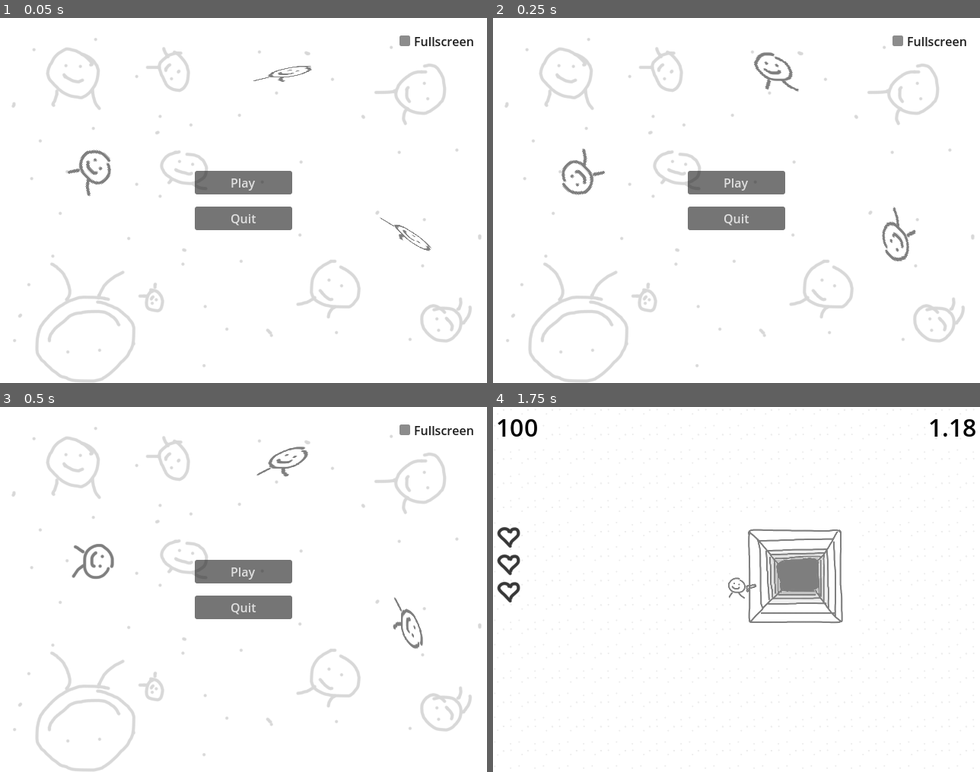
Above: before the commit, frames 1-4 (two rows, left to right).
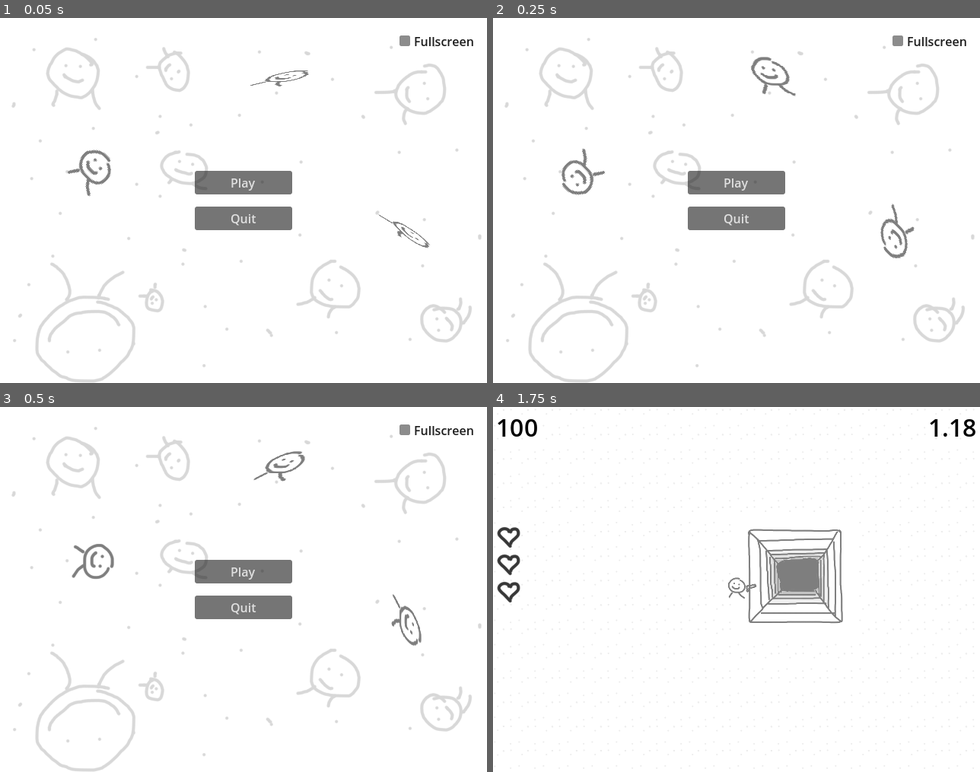
Above: after the commit, the same moments.

Repository: 3xcpy/milkyway-game
Game: Godot game, scene res://scenes/main.tscn
Same seed, same stepped clock (60 frames per second), same inputs: the game is played once before the commit and once after it.
Inputs (mouse positions are in pixels of both pictures, inside the frame that each line leads up to):
- Up to frame 1 (0.05 s): no input
- Up to frame 2 (0.25 s): no input
- Up to frame 3 (0.5 s): no input
- Up to frame 4 (1.75 s): click "Play" at 0.5 s; tap Enter at 1.25 s; move the mouse to (843, 571) at 1.27 s; hold Right (move_right) from 1.28 s (still down); tap E (grab) at 1.35 s

The runs differ from the first frame. In frame 1, 0.4% of the frame differs, in the area x 51-89%, y 13-64%; in frame 2, 0.8%, in the area x 52-87%, y 9-67%; in frame 3, 0.6%; in frame 4, nothing differs.

Commit message:
minorvisual changes

Diff:
--- a/scenes/main_menu.tscn
+++ b/scenes/main_menu.tscn
@@ -153,7 +153,7 @@
 autoplay = "spin"
 
 [node name="Sprite2D2" type="Sprite2D" parent="."]
-position = Vector2(372.0001, 75.00006)
+position = Vector2(368, 81)
 texture = ExtResource("3_wu84c")
 
 [node name="AnimationPlayer" type="AnimationPlayer" parent="Sprite2D2"]
@@ -163,7 +163,7 @@
 autoplay = "skew"
 
 [node name="Sprite2D3" type="Sprite2D" parent="."]
-position = Vector2(533, 284.9996)
+position = Vector2(531, 281)
 texture = ExtResource("3_wu84c")
 
 [node name="AnimationPlayer" type="AnimationPlayer" parent="Sprite2D3"]
